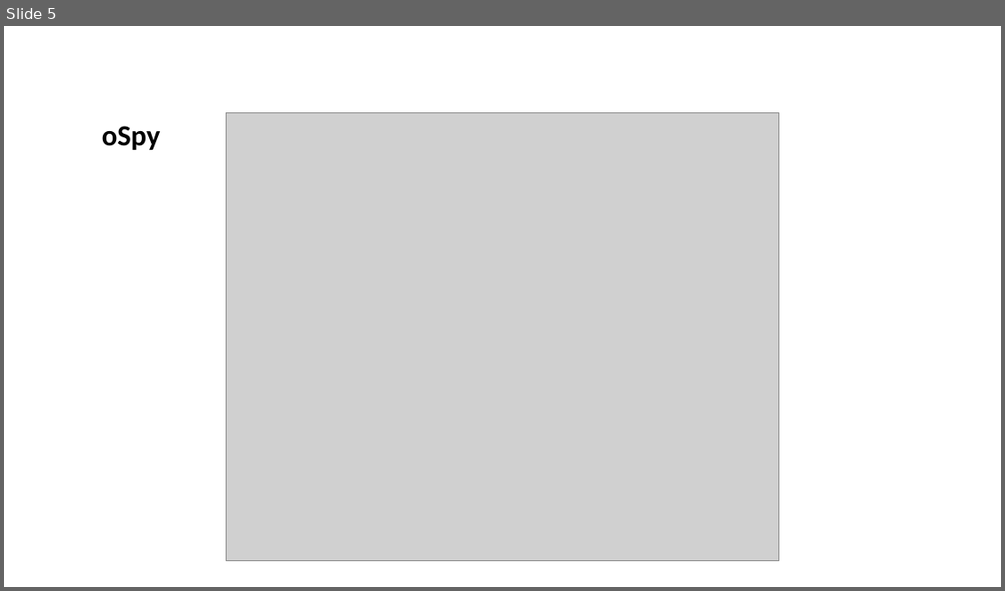
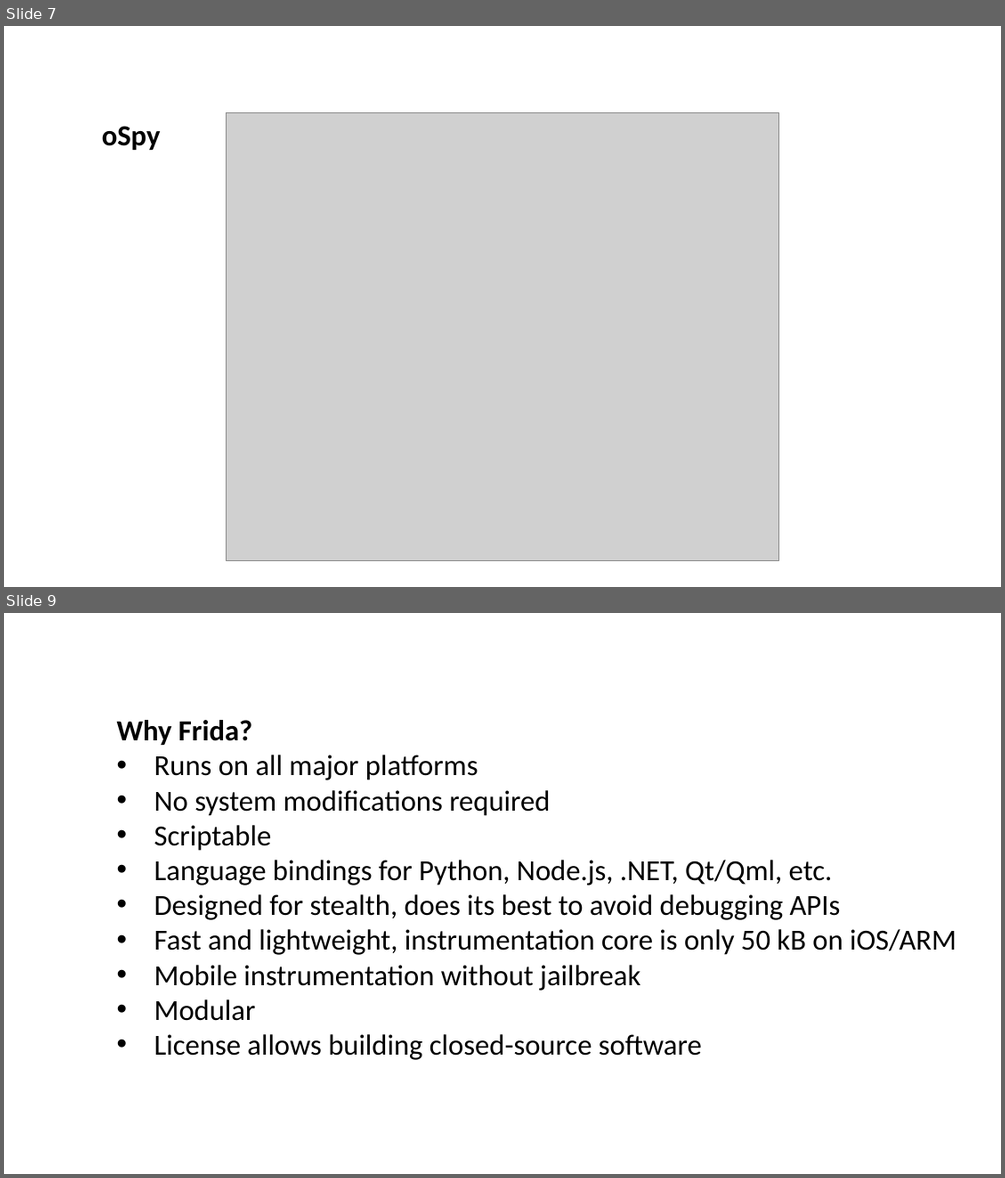
Before and after one commit to frida/frida-presentations, a slide deck: NcN2015/Cross-platform reversing with Frida.pptx. Shown one above the other, each under a label of ours: slide 5 before the commit, slides 7 and 9 after it; the slides between them are not shown. The pictures are 1005x591 and 1005x1178 pixels, drawn with LibreOffice and Linux fonts; fonts in the diff are those of the drawing; grey boxes stand for pictures. Boxes give left, top, right and bottom in pixels: in the first picture for what was removed or moved away, otherwise in the second. Text is boxed around its words. In the diff, an @@ line names an element or a change of style, - is before the commit and + after.

```diff
--- a/NcN2015/Cross-platform reversing with Frida.pptx
+++ b/NcN2015/Cross-platform reversing with Frida.pptx
@@ slide 9 added at <box>4,613,1001,1174</box>, background #FFFFFF @@
@@ text added at <box>117,720,956,1060</box>, 28 pt, text #000000 @@
+Why Frida?
+• Runs on all major platforms
+• No system modifications required
+• Scriptable
+• Language bindings for Python, Node.js, .NET, Qt/Qml, etc.
+• Designed for stealth, does its best to avoid debugging APIs
+• Fast and lightweight, instrumentation core is only 50 kB on iOS/ARM
+• Mobile instrumentation without jailbreak
+• Modular
+• License allows building closed-source software
@@ what was slide 5 is now slide 7 @@
```
Also in this commit, not shown: 3 slides changed, 5 other slides added.
